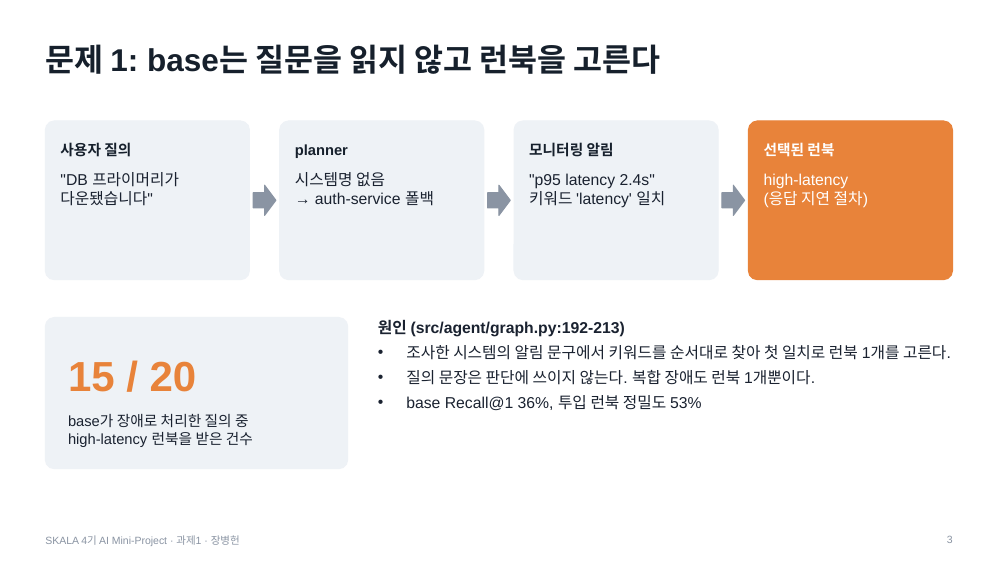
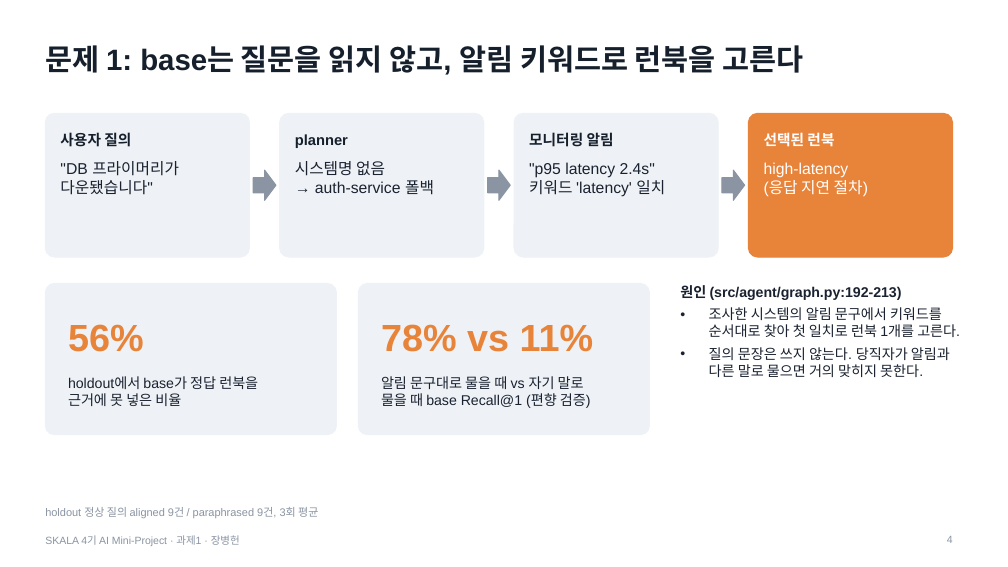
Before and after one commit to jang961111-hash/incident-agent-ablation, a slide deck: slide 4 of deck/incident-agent-ablation.pptx (slide 3 before the commit). Drawn at 1008x567 pixels with LibreOffice and Linux fonts; fonts in the diff are those of the drawing. Boxes give left, top, right and bottom in pixels: in the first picture for what was removed or moved away, otherwise in the second. Text is boxed around its words. In the diff, an @@ line names an element or a change of style, - is before the commit and + after.

```diff
--- a/deck/incident-agent-ablation.pptx
+++ b/deck/incident-agent-ablation.pptx
@@ title at (x1=45, y1=45, x2=804, y2=75): text changed; size 30 to 28 pt @@
-문제 1: base는 질문을 읽지 않고 런북을 고른다
+문제 1: base는 질문을 읽지 않고, 알림 키워드로 런북을 고른다
@@ rounded rectangle resized from (x1=45, y1=121, x2=250, y2=280) to (x1=45, y1=113, x2=250, y2=257) @@
@@ rounded rectangle resized from (x1=280, y1=121, x2=484, y2=280) to (x1=280, y1=113, x2=484, y2=257) @@
@@ rounded rectangle resized from (x1=514, y1=121, x2=718, y2=280) to (x1=514, y1=113, x2=718, y2=257) @@
@@ proportions changed in 4 elements at (x1=45, y1=113, x2=250, y2=257), (x1=280, y1=113, x2=484, y2=257), (x1=514, y1=113, x2=718, y2=257), (x1=749, y1=113, x2=953, y2=257) @@
@@ rounded rectangle resized from (x1=749, y1=121, x2=953, y2=280) to (x1=749, y1=113, x2=953, y2=257) @@
@@ text "사용자 질의" moved from (x1=60, y1=142, x2=131, y2=157) to (x1=60, y1=132, x2=131, y2=147) @@
@@ text "planner" moved from (x1=295, y1=144, x2=348, y2=158) to (x1=295, y1=134, x2=348, y2=148) @@
@@ text "모니터링 알림" moved from (x1=529, y1=142, x2=614, y2=157) to (x1=529, y1=132, x2=614, y2=147) @@
@@ text "선택된 런북" moved from (x1=764, y1=142, x2=834, y2=157) to (x1=764, y1=132, x2=834, y2=147) @@
@@ text ""DB 프라이머리가" moved from (x1=60, y1=172, x2=179, y2=206) to (x1=60, y1=161, x2=179, y2=195) @@
@@ text "시스템명 없음" moved from (x1=295, y1=172, x2=434, y2=206) to (x1=295, y1=161, x2=434, y2=195) @@
@@ text ""p95 latency 2.4s"" moved from (x1=529, y1=173, x2=665, y2=208) to (x1=529, y1=162, x2=665, y2=197) @@
@@ 3 right arrows moved together from (x1=253, y1=185, x2=745, y2=216) to (x1=253, y1=170, x2=745, y2=200) @@
@@ text "high-latency" moved from (x1=764, y1=173, x2=868, y2=208) to (x1=764, y1=162, x2=868, y2=197) @@
@@ rounded rectangle resized from (x1=45, y1=318, x2=348, y2=469) to (x1=45, y1=284, x2=337, y2=435) @@
@@ rounded rectangle added at (x1=358, y1=284, x2=650, y2=435), fill #EEF2F6, outline #EEF2F6 1 pt @@
@@ text at (x1=680, y1=285, x2=960, y2=337): size 15 to 13.5 pt in "원인 (src/agent/graph.py:192-213)", "조사한 시스템의 알림 문구에서 키워드를 순서대로 찾아 ..."; less space between paragraphs @@
@@ text "원인 (src/agent/graph.py:192-213)" moved from (x1=378, y1=319, x2=951, y2=410) to (x1=680, y1=285, x2=960, y2=377) @@
@@ text added at (x1=68, y1=324, x2=144, y2=352), 36 pt, text #E8833A, bold @@
+56%
@@ text added at (x1=381, y1=324, x2=594, y2=352), 36 pt, text #E8833A, bold @@
+78% vs 11%
@@ text at (x1=709, y1=347, x2=950, y2=377): text changed; size 15 to 13.5 pt @@
-• 질의 문장은 판단에 쓰이지 않는다. 복합 장애도 런북 1개뿐이다.
-• base Recall@1 36%, 투입 런북 정밀도 53%
+• 질의 문장은 쓰지 않는다. 당직자가 알림과 다른 말로 물으면 거의 맞히지 못한다.
@@ text removed at (x1=68, y1=361, x2=197, y2=392) @@
-15 / 20
@@ text added at (x1=68, y1=376, x2=258, y2=406), 13.5 pt, text #1A2230 @@
+holdout에서 base가 정답 런북을
+근거에 못 넣은 비율
@@ text added at (x1=381, y1=376, x2=591, y2=408), 13.5 pt, text #1A2230 @@
+알림 문구대로 물을 때 vs 자기 말로
+물을 때 base Recall@1 (편향 검증)
@@ text removed at (x1=68, y1=414, x2=253, y2=447) @@
-base가 장애로 처리한 질의 중
-high-latency 런북을 받은 건수
@@ text added at (x1=45, y1=507, x2=318, y2=518), 10.5 pt, text #8A94A3 @@
+holdout 정상 질의 aligned 9건 / paraphrased 9건, 3회 평균
@@ page number at (x1=947, y1=536, x2=953, y2=543): text changed @@
-3
+4
```
Also in this commit, not shown: 4 other slides changed, 11 slides added, 8 slides removed, 4 other files.
